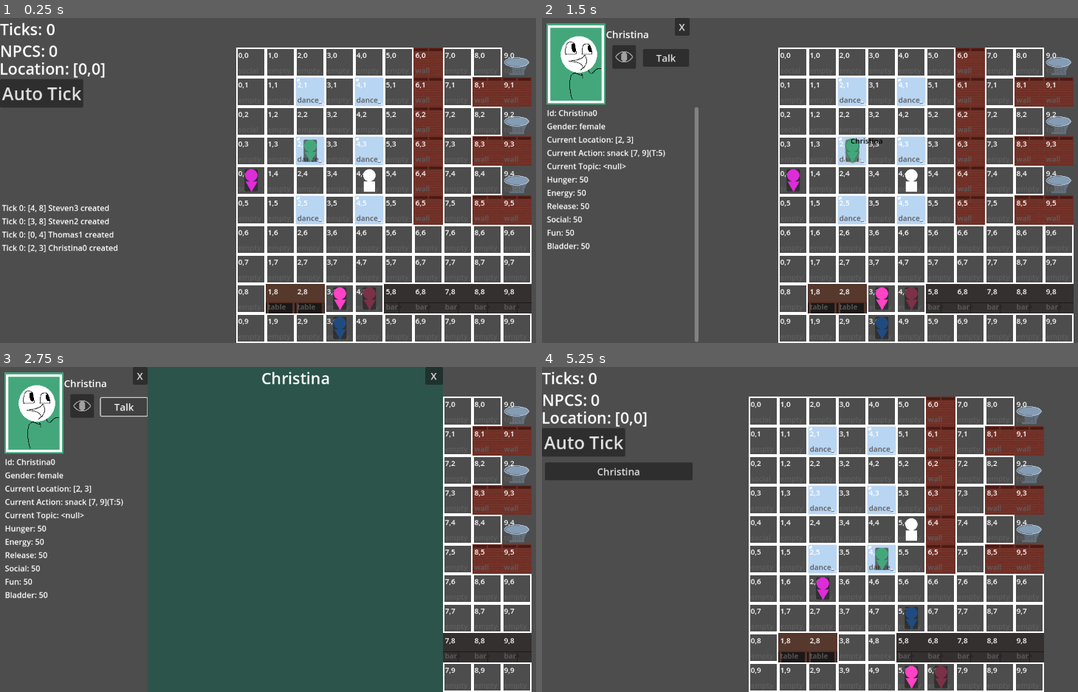
Above: before the commit, frames 1-4 (two rows, left to right).
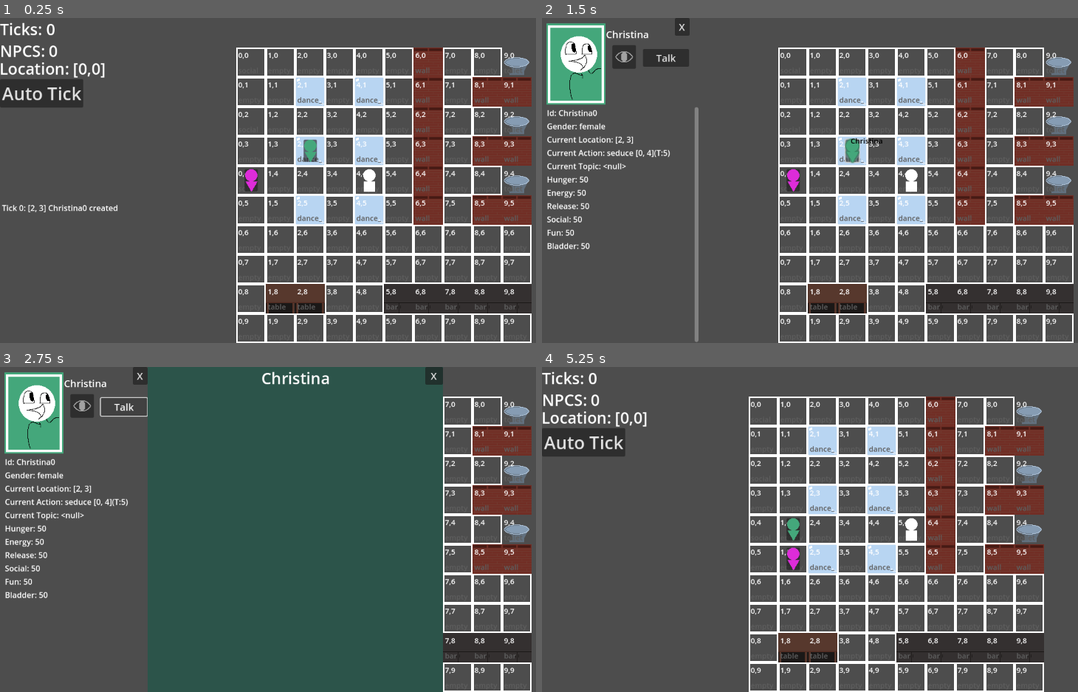
Above: after the commit, the same moments.

Repository: churrupy/elf-game
Game: Godot game, scene res://main.tscn
Same seed, same stepped clock (60 frames per second), same inputs: the game is played once before the commit and once after it.
Inputs (mouse positions are in pixels of both pictures, inside the frame that each line leads up to):
- Up to frame 1 (0.25 s): no input
- Up to frame 2 (1.5 s): click "Auto Tick" at 0.5 s; click (852, 151) at 1.27 s
- Up to frame 3 (2.75 s): click "Talk" at 2 s
- Up to frame 4 (5.25 s): click (622, 406) at 2.75 s; click (622, 406) at 3.5 s; click "X" at 4.25 s; tap Enter at 5 s; move the mouse to (852, 500) at 5.02 s; hold D (move_right) from 5.03 s (still down); tap T (auto_tick) at 5.1 s

The runs differ from the first frame. In frame 1, 1.3% of the frame differs, in the area x 0-71%, y 57-99%; in frame 2, 0.6%; in frame 3, 0.1%; in frame 4, 2.5%, in the area x 0-76%, y 29-99%.

Commit message:
Encounters in the Game!
- added encounter actions that weeeerk

Diff:
--- a/project.godot
+++ b/project.godot
@@ -22,6 +22,7 @@
 SignalBus="*res://scripts/SignalBus.gd"
 Utility="*res://scripts/utility.gd"
 Dialogue="*res://scripts/dialogue.gd"
+EncounterActions="*res://scripts/encounter_actions.gd"
 
 [display]
 
--- a/scripts/actions/encounter_action.gd
+++ /dev/null
@@ -1,10 +0,0 @@
-extends RefCounted
-
-class_name EncounterAction extends GenericAction
-
-var ENGINE
-var NPC_OWNER
-
-func tick():
-    if OWNER.LOCATION == LOCATION:
-        do_action()
--- /dev/null
+++ b/scripts/actions/encounter_action_anchor.gd
@@ -0,0 +1,54 @@
+class_name EncounterActionAnchor extends GenericAction
+
+var AT_LOCATION = false
+var POSE = "standing"
+
+func tick():
+	if OWNER.LOCATION == LOCATION:
+		AT_LOCATION = true
+		do_action()
+	else:
+		step_towards_target()
+
+	OWNER.decay_needs()
+	OWNER.clamp_needs()
+	if TARGET is NPC: #figure out a better way to do this later lol
+		LOCATION = TARGET.LOCATION.duplicate()
+
+		var neighbors = ENGINE.get_neighbors(LOCATION)
+		if OWNER.LOCATION in neighbors:
+			do_action()
+
+
+func do_action():
+	#wtf does the anchor do here lol
+	# get attached nodes
+	var nodes = get_nodes()
+	if len(nodes) == 0:
+		STATUS = "finish"
+	for n in nodes:
+		if n.ACTION.RECENT_ACTION != null:
+			var recent_action = n.ACTION.RECENT_ACTION
+			var dialogue_string = OWNER.NAME + "'s " + recent_action[1] + " was used by " + n.NAME + "'s " + recent_action[0] + "."
+			var history_params = {
+				"witnesses": [n.ID],
+				"dialogue": dialogue_string
+			}
+			ENGINE.History.add_entry(OWNER, "converse", OWNER.LOCATION, history_params)
+
+
+
+
+	# no countdown because is dependent on nodes for completion
+	var action_need = "release"
+	var refresh_rate = Constants.NEED_REFRESH_RATES[action_need]
+	OWNER.NEEDS[action_need] += refresh_rate
+
+func get_nodes():
+	var nodes = []
+	for npc_id in Global.NPCS.keys():
+		var npc = Global.NPCS[npc_id]
+		if npc.ACTION == null: continue
+		if npc.ACTION.TARGET == OWNER:
+			nodes.append(npc)
+	return nodes
--- /dev/null
+++ b/scripts/actions/encounter_action_node.gd
@@ -0,0 +1,59 @@
+class_name EncounterActionNode extends GenericAction
+
+var POSE = "standing"
+var ORIENTATION = "front"
+var RECENT_ACTION
+
+const gender = {
+	"male": ["hands", "mouth", "penis"],
+	"female": ["hands", "mouth", "vagina"]
+}
+
+func tick():
+	LOCATION = TARGET.LOCATION.duplicate()
+
+	var neighbors = ENGINE.get_neighbors(LOCATION)
+	if OWNER.LOCATION in neighbors:
+		if TARGET.ACTION.AT_LOCATION:
+			do_action()
+	else:
+		step_towards_target()
+
+	OWNER.decay_needs()
+	OWNER.clamp_needs()
+
+func do_action():
+	# pick an action
+	# display it
+	var pose = [POSE, ORIENTATION, TARGET.ACTION.POSE]
+	RECENT_ACTION = determine_action(pose).pick_random()
+	var dialogue_string = OWNER.NAME + " used their " + RECENT_ACTION[0] + " on " + TARGET.NAME + "'s " + RECENT_ACTION[1] + "."
+	var history_params = {
+		"witnesses": [TARGET.ID],
+		"dialogue": dialogue_string
+	}
+	ENGINE.History.add_entry(OWNER, "converse", OWNER.LOCATION, history_params)
+
+	COUNTDOWN -= 1
+	var action_need = "release"
+	var refresh_rate = Constants.NEED_REFRESH_RATES[action_need]
+	OWNER.NEEDS[action_need] += refresh_rate
+
+	if COUNTDOWN < 0:
+		STATUS = "finish"
+
+	# process arousal here
+
+
+func determine_action(pose):
+	var action_list = EncounterActions.POSES[pose]
+	var valid_actions = []
+	for action in action_list:
+		var owner_gender = OWNER.GENDER
+		var owner_body = gender[owner_gender]
+		if action[0] not in owner_body: continue
+		var target_gender = TARGET.GENDER
+		var target_body = gender[target_gender]
+		if action[1] not in target_body: continue
+		valid_actions.append(action)
+	return valid_actions
--- a/scripts/actions/generic_action.gd
+++ b/scripts/actions/generic_action.gd
@@ -132,6 +132,9 @@
 	if is_conversable():
 		converse()
 
+	if COUNTDOWN < 0:
+		STATUS = "finish"
+
 
 func converse():
 	var center_of_conversation = LOCATION
--- /dev/null
+++ b/scripts/actions/seduce_action.gd
@@ -0,0 +1,95 @@
+extends GenericAction
+
+class_name SeduceAction
+
+func score():
+	var action_data = Constants.ACTION_TEMPLATES[ID]
+	var need = action_data["need"]
+	SCORE += 100-OWNER.NEEDS[need]
+	if need in ["hunger", "energy"]:
+		SCORE += 10 # bonus for urgent needs
+
+	# score based on preference
+	if OWNER == TARGET:
+		SCORE = -100
+		return
+	SCORE += get_opinion()
+	SCORE += get_attraction()
+
+func get_attraction():
+	#for testing
+	return 100
+
+
+func can_do_action():
+	if TARGET.ACTION != null:
+		if !TARGET.ACTION.is_joinable(): return false
+		if !TARGET.ACTION.is_conversable(): return false
+	else:
+		# decide encounter locations on action, because npc needs to move to target first and encounter locations may end up reserving/unreserving in the meantime
+		return true
+
+func tick():
+	print("hello?")
+	LOCATION = TARGET.LOCATION.duplicate()
+
+	var neighbors = ENGINE.get_neighbors(LOCATION)
+	if OWNER.LOCATION in neighbors:
+		do_action()
+	else:
+		step_towards_target()
+
+	OWNER.decay_needs()
+	OWNER.clamp_needs()
+
+func do_action():
+	# target hears flirt
+	print("doing flirt")
+	var impression = TARGET.hear_flirt(OWNER.ID)
+	if impression == "pleased":
+		# flirt accepted, try to find location
+		var locations = ENGINE.get_node("Map").find_action_location("encounter")
+		if len(locations) > 0:
+			print("encounter location found")
+			var chosen_location = locations.pick_random()
+			var dialogue_string = OWNER.NAME + " tried to seduce " + TARGET.NAME
+			var history_params = {
+				"witnesses": [TARGET.ID],
+				"dialogue": dialogue_string
+			}
+			ENGINE.History.add_entry(OWNER, "converse", LOCATION, history_params)
+			dialogue_string = TARGET.NAME + " accepted the proposition!"
+			history_params = {
+				"witnesses": [OWNER.ID],
+				"dialogue": dialogue_string
+			}
+			ENGINE.History.add_entry(TARGET, "converse", LOCATION, history_params)
+
+			# create new actions for the both of them
+
+			var new_action = EncounterActionNode.new(ENGINE, "encounter")
+			new_action.OWNER = OWNER
+			new_action.TARGET = TARGET
+			new_action.LOCATION = TARGET.LOCATION
+			OWNER.ACTION = new_action
+			new_action = EncounterActionAnchor.new(ENGINE, "encounter")
+			new_action.OWNER = TARGET
+			#new_action.TARGET = OWNER
+			new_action.LOCATION = chosen_location
+			TARGET.ACTION = new_action
+			return
+		else:
+			print("encounter location not found")
+	var dialogue_string = OWNER.NAME + " flirted with " + TARGET.NAME
+	var history_params = {
+		"witnesses": [TARGET.ID],
+		"dialogue": dialogue_string
+	}
+	ENGINE.History.add_entry(OWNER, "converse", OWNER.LOCATION, history_params)
+	dialogue_string = TARGET.NAME + " was " + impression + " about being flirted with."
+	history_params = {
+		"witnesses": [OWNER.ID],
+		"dialogue": dialogue_string
+	}
+	ENGINE.History.add_entry(TARGET, "converse", TARGET.LOCATION, history_params)
+	super.do_action()
--- a/scripts/actions/social_action.gd
+++ b/scripts/actions/social_action.gd
@@ -11,13 +11,12 @@
 		SCORE += 10 # bonus for urgent needs
 
 	# score based on preference
-	if TARGET is NPC:
-		if OWNER == TARGET:
-			SCORE = -100
-			return
-		SCORE += get_opinion()
-		if ID == "flirt":
-			SCORE += get_attraction()
+	if OWNER == TARGET:
+		SCORE = -100
+		return
+	SCORE += get_opinion()
+	if ID == "flirt":
+		SCORE += get_attraction()
 
 	# distance isn't taken into account just yet
 	# eventually npcs will prioritize people in the same room/building and not running off across the map to socialize
@@ -31,10 +30,7 @@
 
 func tick():
 	# update target location
-	print("updating target location")
-	print(LOCATION)
 	LOCATION = TARGET.LOCATION.duplicate()
-	print(LOCATION)
 
 	# is next to target?
 	var neighbors = ENGINE.get_neighbors(LOCATION)
--- a/scripts/constants.gd
+++ b/scripts/constants.gd
@@ -5,7 +5,7 @@
 const SCREEN_SIZE = Vector2(1200, 660)
 const MAP_SIZE = [10,10] # num tiles across
 const BOTTOM_RIGHT = Vector2(MAP_SIZE[0]-1, MAP_SIZE[1]-1)
-const NUM_NPCS = 5
+const NUM_NPCS = 2
 const SIDEBAR_SIZE = Vector2(300, SCREEN_SIZE[1])
 const MAIN_FRAME_SIZE = Vector2(SCREEN_SIZE[0] - SIDEBAR_SIZE[0], SCREEN_SIZE[1])
 const MAIN_FRAME_POSITION = Vector2(SIDEBAR_SIZE[0], 0)
@@ -56,7 +56,8 @@
 var CLASS_TEMPLATES = {
 	"GenericAction": GenericAction,
 	"TileAction": TileAction,
-	"SocialAction": SocialAction
+	"SocialAction": SocialAction,
+	"SeduceAction": SeduceAction
 }
 
 
@@ -79,7 +80,7 @@
 		"duration": 30,
 		"followers": [1,1],
 		"pose": "standing",
-		"joinable": true,
+		"joinable": false,
 		"other_req": true,
 		"do_off_tile": true,
 		"conversable": false,
@@ -95,6 +96,17 @@
 		"do_off_tile": true,
 		"conversable": false,
 		"class": "SocialAction"
+	},
+	"seduce": {
+		"need": "release",
+		"duration": 5,
+		"followers": [1,1],
+		"pose": "standing",
+		"joinable": false,
+		"other_req": true,
+		"do_off_tile": true,
+		"conversable": false,
+		"class": "SeduceAction"
 	},
 	#region TileAction
 	"loiter": {
--- /dev/null
+++ b/scripts/encounter_actions.gd
@@ -0,0 +1,14 @@
+extends Node
+
+const POSES = {
+	["standing", "front", "standing"]: [
+		["hands", "penis"],
+		["hands", "vagina"],
+		["penis", "hands"],
+		["vagina", "hands"]
+	],
+	["standing", "front", "kneeling"]: [
+		["penis", "mouth"],
+		["vagina", "mouth"]
+	]
+}
--- a/scripts/main.gd
+++ b/scripts/main.gd
@@ -154,8 +154,6 @@
 			npc.ACTION = null
 		else:
 			npc.ACTION.tick()
-		if npc.ACTION.COUNTDOWN < 0:
-			npc.ACTION = null
 	print("")
 
 
@@ -164,16 +162,18 @@
 #region npc actions
 
 
-func get_all_npc_actions():
-	var npc_actions = ["converse", "flirt"]
+func get_all_npc_actions(checked_npc):
+	#var npc_actions = ["converse", "flirt", "seduce"]
+	var npc_actions = ["seduce"]
 	var all_actions = []
 	for npc_id in Global.NPCS.keys():
+		if npc_id == checked_npc.ID: continue
 		var npc = Global.NPCS[npc_id]
 		for npc_a in npc_actions:
 			var action_data = Constants.ACTION_TEMPLATES[npc_a]
-			#var action_class_id= action_data["class"]
-			#var action_class = Constants.CLASS_TEMPLATES[action_class_id]
-			var new_action = SocialAction.new(self, npc_a)
+			var action_class_id= action_data["class"]
+			var action_class = Constants.CLASS_TEMPLATES[action_class_id]
+			var new_action = action_class.new(self, npc_a)
 			#var new_action = action_data["type"].new(self, npc_a)
 			new_action.TARGET = npc
 			new_action.LOCATION = npc.LOCATION
@@ -199,9 +199,9 @@
 #region npc ai
 
 func determine_action(npc):
-	var all_actions = $Map.get_all_actions_on_map()
-	all_actions += get_all_npc_actions()
-	#var all_actions = get_all_npc_actions()
+	#var all_actions = $Map.get_all_actions_on_map()
+	#all_actions += get_all_npc_actions()
+	var all_actions = get_all_npc_actions(npc)
 	for action in all_actions:
 		action.OWNER = npc
 		action.score()
--- a/scripts/map.gd
+++ b/scripts/map.gd
@@ -2,6 +2,7 @@
 
 class_name Map
 
+var ENGINE
 var MAP = []
 var ROOM = "club"
 @export var tile_scene: PackedScene
@@ -137,6 +138,19 @@
 		if tile_data["impassable"] == false:
 			return [x,y]
 
+func find_action_location(action):
+	var filtered_locations = []
+	for i in len(MAP):
+		for j in len(MAP[0]):
+			var location = [i,j]
+			var tile = get_tile(location)
+			var tile_data = Constants.TILE_TEMPLATES[tile]
+			if action in tile_data["actions"]:
+				filtered_locations.append(location)
+
+	return filtered_locations
+
+
 
 
 func get_all_actions_on_map():
@@ -145,12 +159,11 @@
 		for j in len(MAP[0]):
 			var tile = MAP[i][j]
 			var tile_data = Constants.TILE_TEMPLATES[tile]
-			var engine = get_parent()
 			for action in tile_data["actions"]:
 				var action_data = Constants.ACTION_TEMPLATES[action]
 				var action_class_id = action_data["class"]
 				var action_class = Constants.CLASS_TEMPLATES[action_class_id]
-				var new_action  = action_class.new(engine, action)
+				var new_action  = action_class.new(ENGINE, action)
 				new_action.TARGET = [i,j] # where the npc wants to pathfind to
 				new_action.LOCATION = [i,j] # where the npc ends up (if adjacent to target)
 				all_actions.append(new_action)
--- a/scripts/npc.gd
+++ b/scripts/npc.gd
@@ -74,6 +74,7 @@
 		return 0
 
 func get_attraction(other_npc):
+	return 100 #for testing
 	var other_style = other_npc.STYLE
 	return OPINIONS[other_style]
 
--- a/scripts/utility.gd
+++ b/scripts/utility.gd
@@ -12,24 +12,6 @@
 		if npc.LOCATION == location:
 			npcs.append(npc_id)
 	return npcs
-
-
-func get_all_npc_actions():
-	var npc_actions = ["converse", "flirt"]
-	var all_actions = []
-	for npc_id in Global.NPCS.keys():
-		var npc = Global.NPCS[npc_id]
-		for npc_a in npc_actions:
-			var action_data = Constants.ACTION_TEMPLATES[npc_a]
-			var action_class_id = action_data["class"]
-			var action_class = Constants.CLASS_TEMPLATES[action_class_id]
-			var new_action = action_class.new(self, npc_a)
-			#var new_action = action_data["type"].new(self, npc_a)
-			new_action.TARGET = npc
-			new_action.LOCATION = npc.LOCATION
-			all_actions.append(new_action)
-	return all_actions
-
 
 
 
